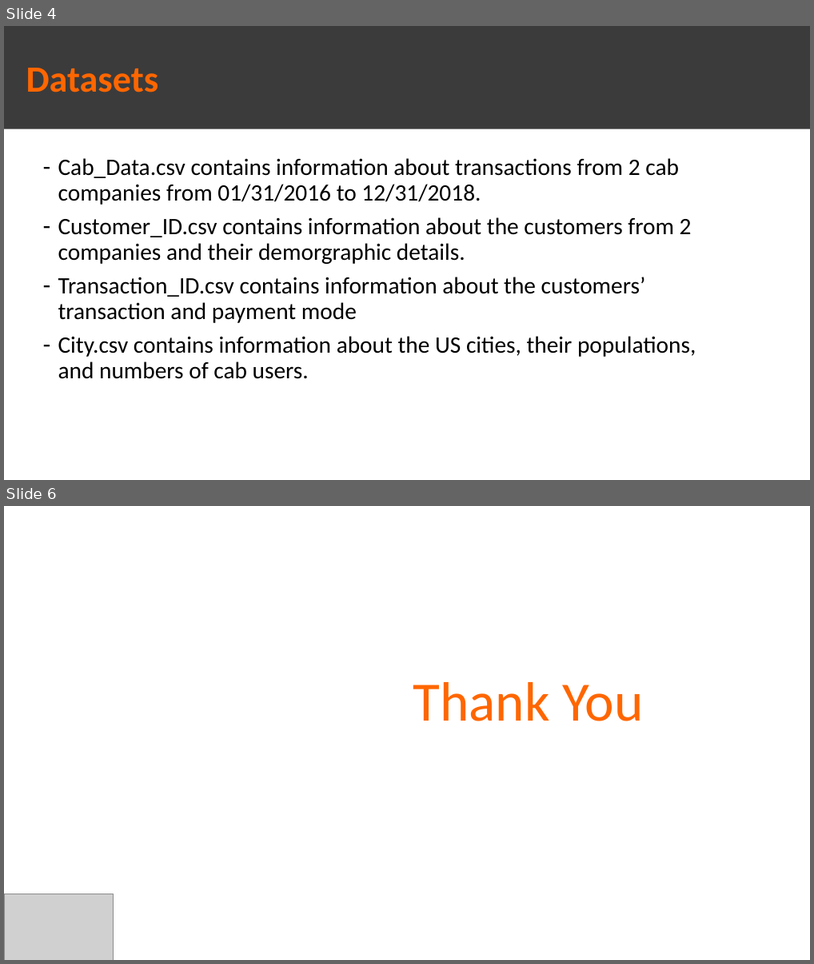
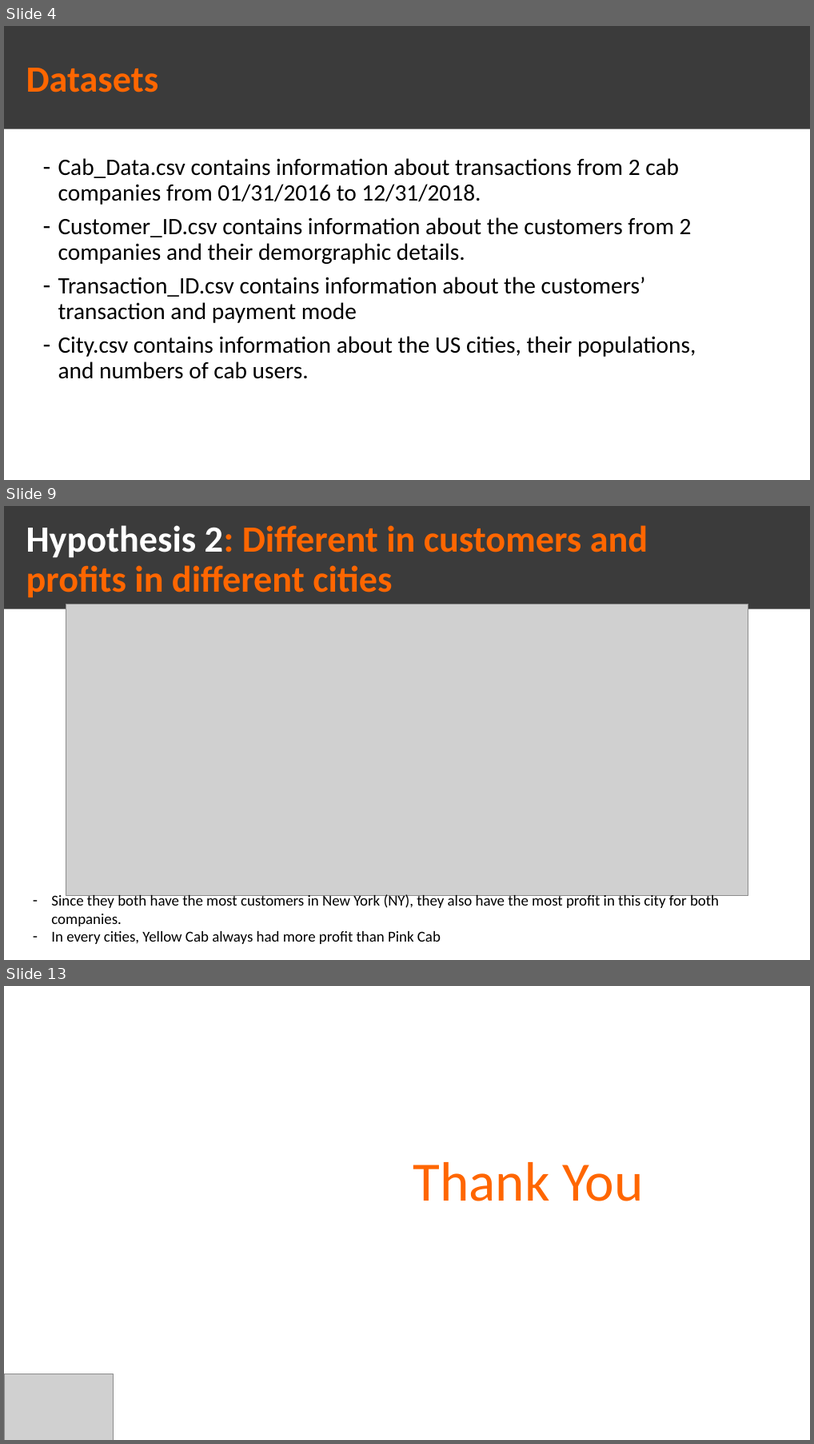
Before and after one commit to qngyn/DataGlacier, a slide deck: Week3/G2M_presentation.pptx. Shown one above the other, each under a label of ours: slides 4 and 6 before the commit, slides 4, 9 and 13 after it; the slides between them are not shown. The pictures are 814x964 and 814x1444 pixels, drawn with LibreOffice and Linux fonts; fonts in the diff are those of the drawing; grey boxes stand for pictures. Boxes give left, top, right and bottom in pixels: in the first picture for what was removed or moved away, otherwise in the second. Text is boxed around its words. In the diff, an @@ line names an element or a change of style, - is before the commit and + after.

Commit message:
Update Presentation + EDA
- Include 3/5 hypothesis for the presentation file in Week 3 and add images folder for the presentation
- Edit errors in the EDA

```diff
--- a/Week3/G2M_presentation.pptx
+++ b/Week3/G2M_presentation.pptx
@@ slide 9 added at box(4, 506, 810, 960), background #FFFFFF @@
@@ rectangle added at box(4, 506, 810, 608), fill #3B3B3B @@
@@ title added at box(26, 525, 648, 598), 44 pt, text #FF6600, bold @@
+Hypothesis 2: Different in customers and profits in different cities
@@ picture added at box(66, 604, 749, 896) @@
@@ text added at box(51, 892, 719, 944), 18 pt, text #000000 @@
+– Since they both have the most customers in New York (NY), they also have the most profit in this city for both companies.
+– In every cities, Yellow Cab always had more profit than Pink Cab
@@ what was slide 6 is now slide 13 @@
```
Also in this commit, not shown: 1 slide changed, 6 other slides added, 13 other files.
